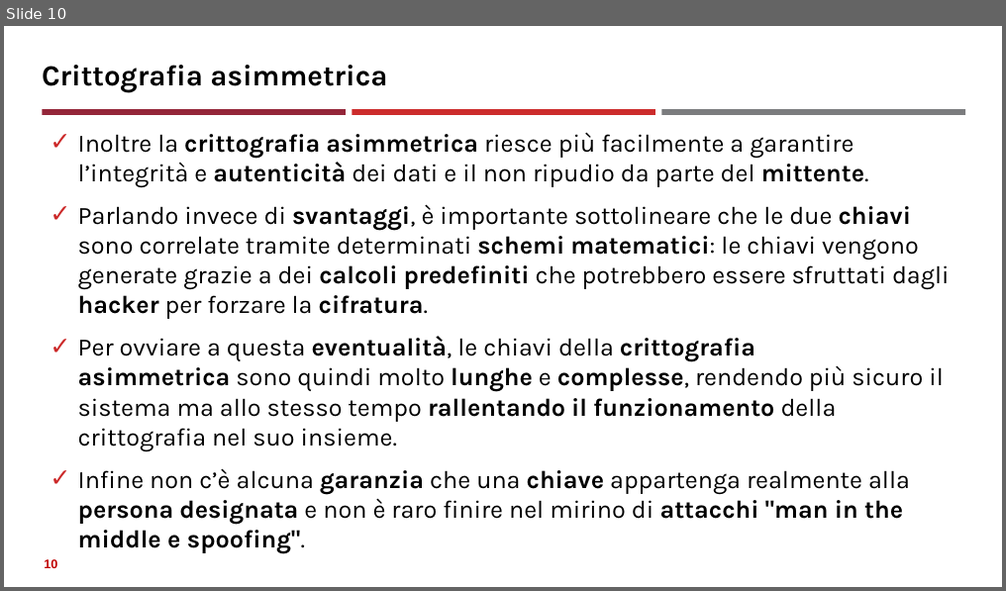
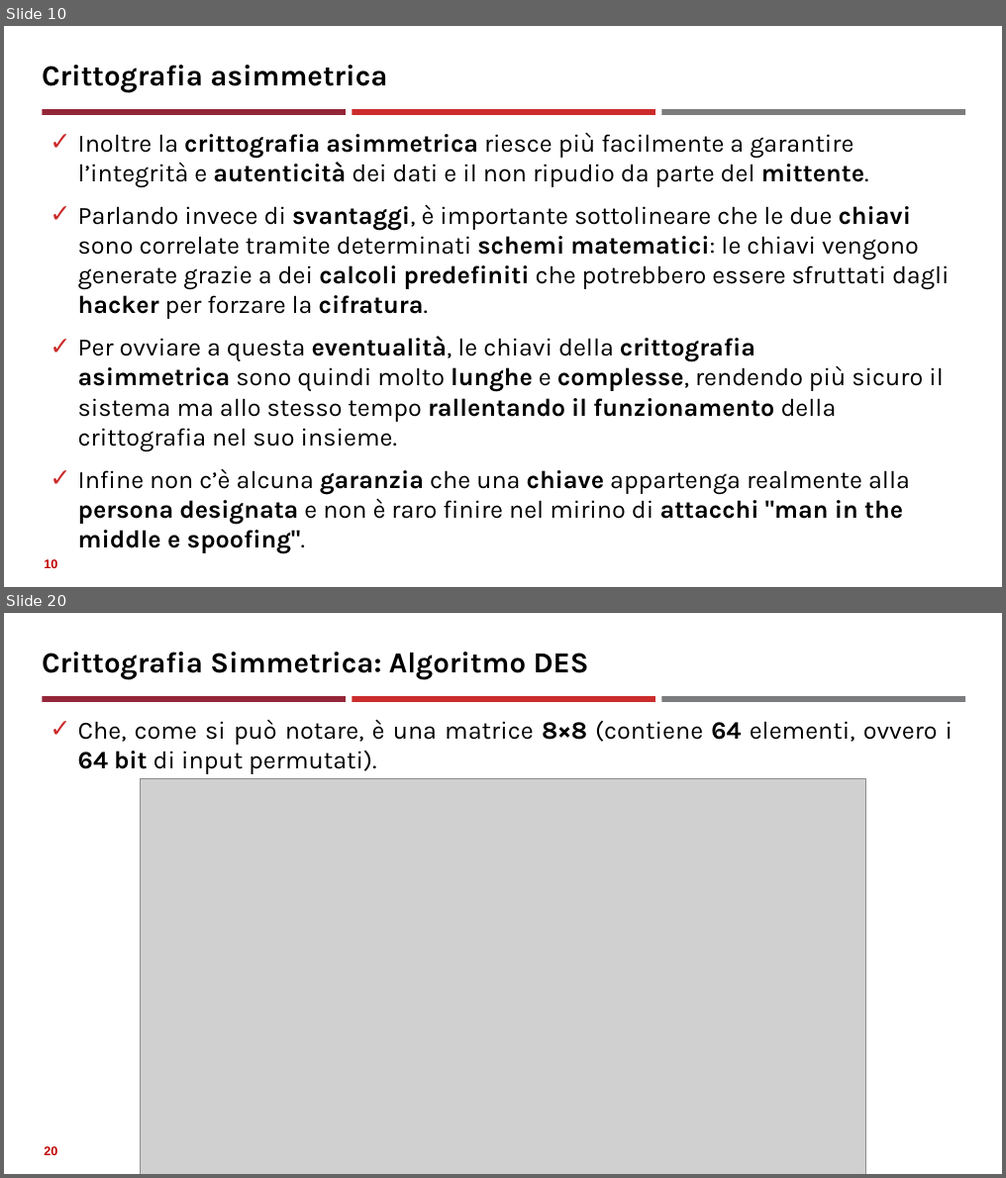
Before and after one commit to neural1977/data_science_interview_material, a slide deck: Assicurazioni/Tecniche crittografiche_ita.pptx. Shown one above the other, each under a label of ours: slide 10 before the commit, slides 10 and 20 after it; the slides between them are not shown. The pictures are 1006x591 and 1006x1178 pixels, drawn with LibreOffice and Linux fonts; fonts in the diff are those of the drawing; grey boxes stand for pictures. Boxes give left, top, right and bottom in pixels: in the first picture for what was removed or moved away, otherwise in the second. Text is boxed around its words. In the diff, an @@ line names an element or a change of style, - is before the commit and + after.

```diff
--- a/Assicurazioni/Tecniche crittografiche_ita.pptx
+++ b/Assicurazioni/Tecniche crittografiche_ita.pptx
@@ slide 20 added at [4, 613, 1002, 1174], background #FFFFFF; not listed: 3 template elements that a slide beside it also shows @@
@@ title added at [42, 652, 589, 680], 28 pt, text #000000, bold @@
+Crittografia Simmetrica: Algoritmo DES
@@ text added at [78, 719, 953, 774], 24 pt, text #000000 @@
+✓ Che, come si può notare, è una matrice 8×8 (contiene 64 elementi, ovvero i 64 bit di input permutati).
@@ picture added at [141, 779, 865, 1174] @@
@@ page number added at [44, 1147, 57, 1156], 12 pt, text #C00000, bold @@
+20
```
Also in this commit, not shown: 2 slides changed, 10 other slides added, 1 other file.
